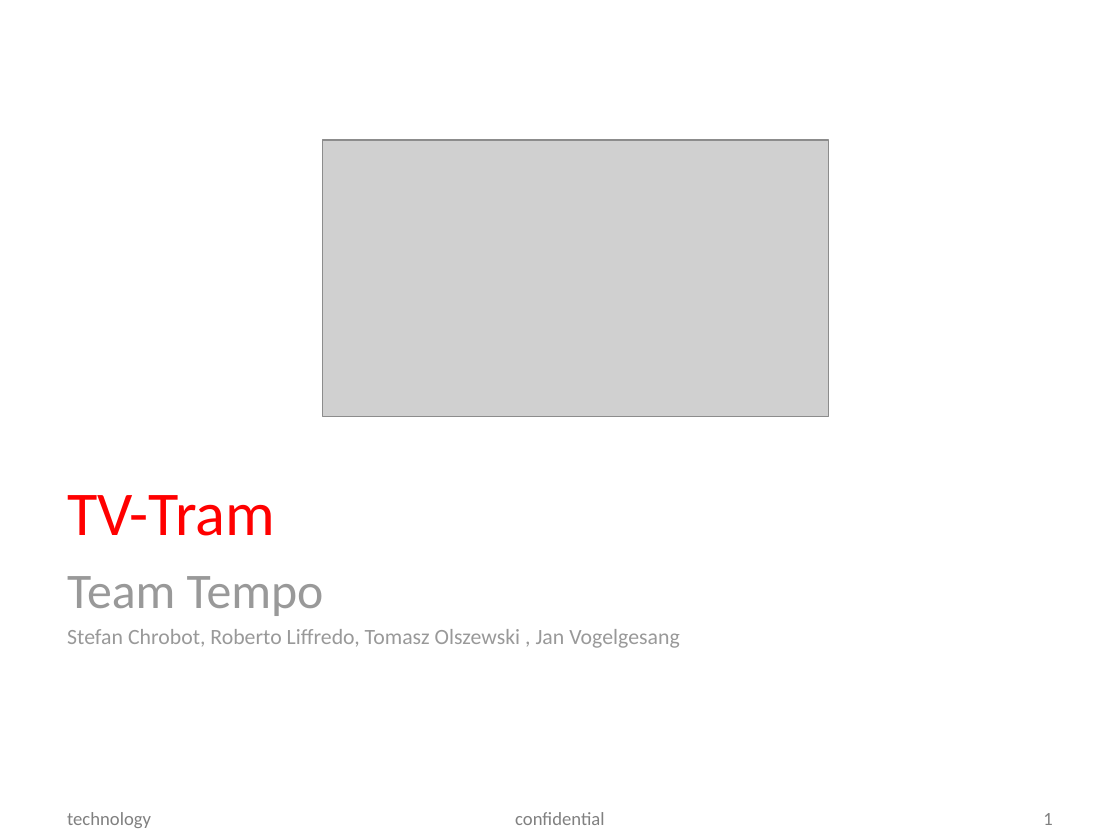
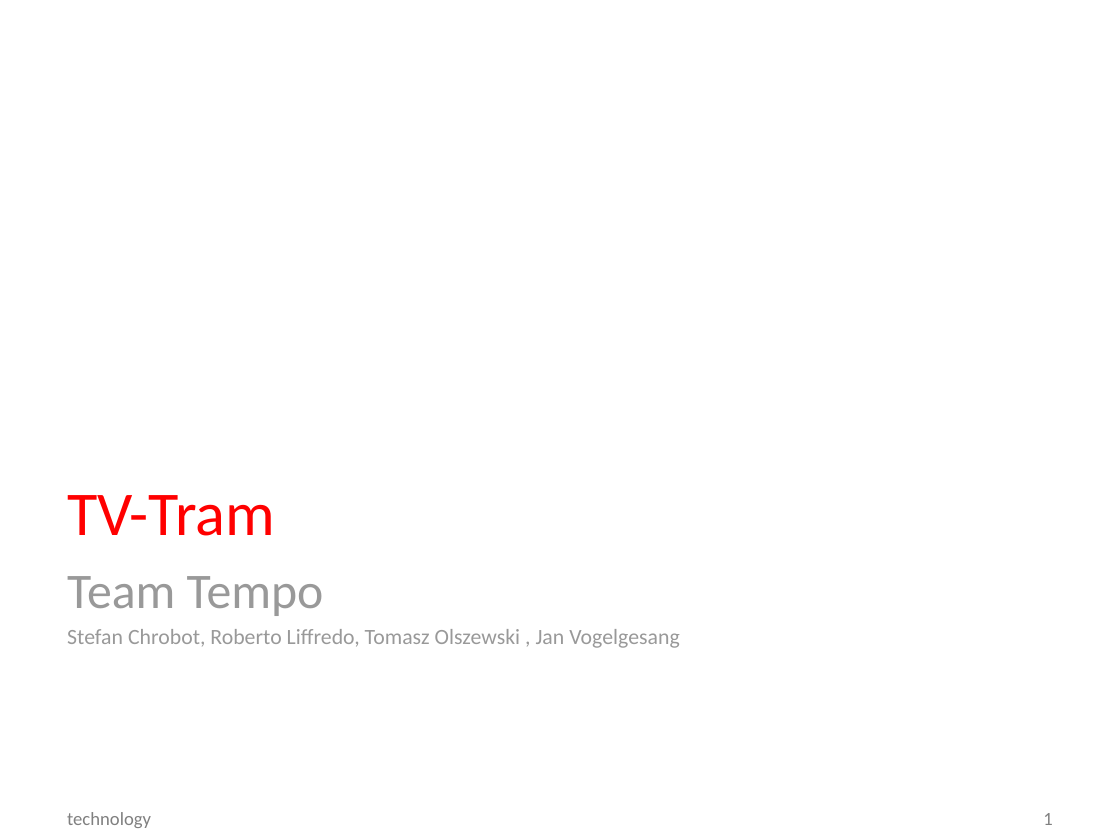
Before and after one commit to rliffredo/tvtram, a slide deck: slide 1 of presentation/TV-Tram.pptx. Drawn at 1120x840 pixels with LibreOffice and Linux fonts; fonts in the diff are those of the drawing; grey boxes stand for pictures; background and template pictures are left out. Boxes give left, top, right and bottom in pixels: in the first picture for what was removed or moved away, otherwise in the second. Text is boxed around its words. In the diff, an @@ line names an element or a change of style, - is before the commit and + after.

```diff
--- a/presentation/TV-Tram.pptx
+++ b/presentation/TV-Tram.pptx
@@ picture removed at (x1=323, y1=140, x2=829, y2=417) @@
@@ text removed at (x1=515, y1=812, x2=604, y2=825) @@
-confidential
```
Also in this commit, not shown: 3 other slides changed, 5 slides added, 1 slide removed.
